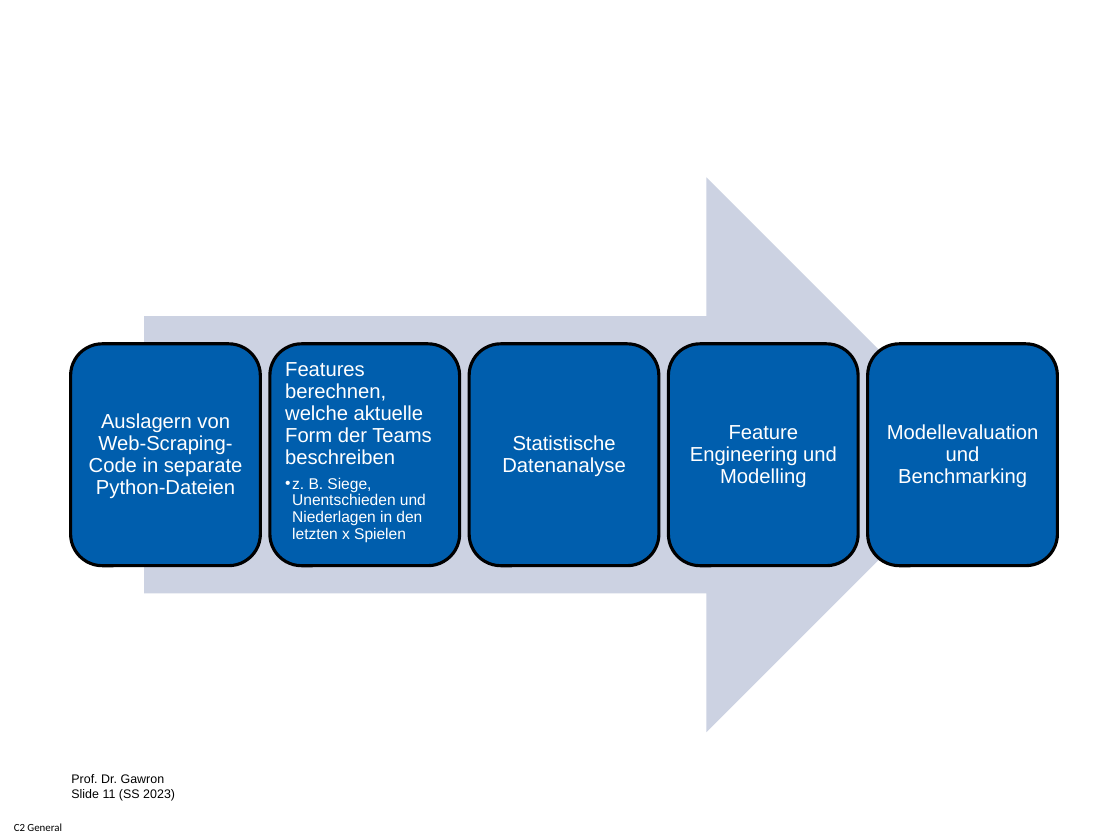
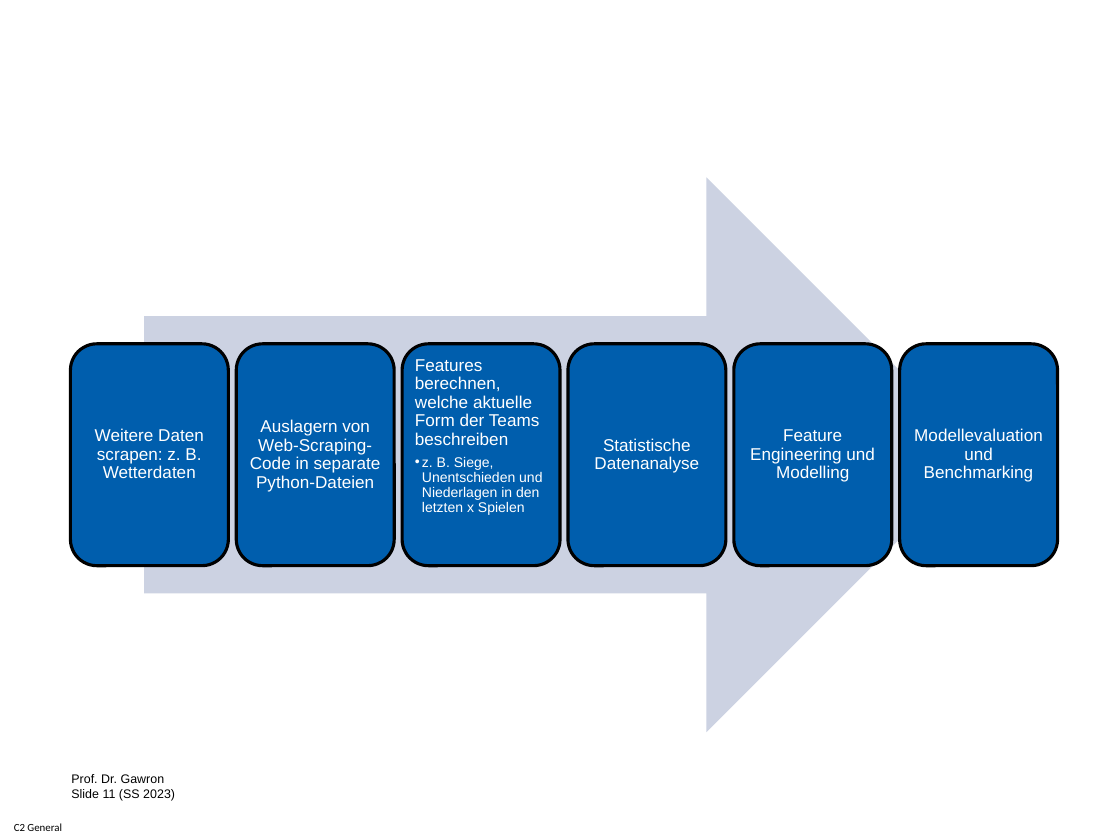
Before and after one commit to lucajanas/web-mining, a slide deck: slide 11 of InterimPresentation.pptx. Drawn at 1120x840 pixels with LibreOffice and Linux fonts; fonts in the diff are those of the drawing; background and template pictures are left out. Boxes give left, top, right and bottom in pixels: in the first picture for what was removed or moved away, otherwise in the second. Text is boxed around its words. In the diff, an @@ line names an element or a change of style, - is before the commit and + after.

Commit message:
updated presentation

```diff
--- a/InterimPresentation.pptx
+++ b/InterimPresentation.pptx
@@ rounded rectangle: place and size @@
-rounded rectangle at <box>71,344,260,566</box>
+rounded rectangle at <box>71,344,228,566</box>
@@ rounded rectangle: place and size @@
-rounded rectangle at <box>270,344,459,566</box>
+rounded rectangle at <box>236,344,394,566</box>
@@ size 13 to 11 pt in 4 elements at <box>914,428,1043,482</box>, <box>750,429,875,482</box>, <box>594,438,699,473</box>, <box>250,419,381,492</box> @@
@@ text "Auslagern von Web-Scraping-Code in separate ...": place and size @@
-text "Auslagern von Web-Scraping-Code in separate ..." at <box>89,413,243,498</box>
+text "Auslagern von Web-Scraping-Code in separate ..." at <box>250,419,381,492</box>
@@ rounded rectangle: place and size @@
-rounded rectangle at <box>469,344,659,566</box>
+rounded rectangle at <box>402,344,560,566</box>
@@ text "Features berechnen, welche aktuelle Form ...": place and size @@
-text "Features berechnen, welche aktuelle Form ..." at <box>285,362,431,543</box>
+text "Features berechnen, welche aktuelle Form ..." at <box>415,359,542,515</box>
@@ text "Features berechnen, welche aktuelle Form ..." at <box>415,359,542,515</box>: size 13 to 11 pt in "Features berechnen, welche aktuelle Form der Teams ..."; size 10 to 9 pt in "z. B. Siege, Unentschieden und Niederlagen in ..." @@
@@ rounded rectangle added at <box>568,344,726,566</box>, fill #005EAD, outline #000000 2 pt @@
@@ text "Statistische Datenanalyse": place and size @@
-text "Statistische Datenanalyse" at <box>502,435,625,476</box>
+text "Statistische Datenanalyse" at <box>594,438,699,473</box>
@@ rounded rectangle: place and size @@
-rounded rectangle at <box>669,344,858,566</box>
+rounded rectangle at <box>734,344,892,566</box>
@@ text "Feature Engineering und Modelling": place and size @@
-text "Feature Engineering und Modelling" at <box>690,425,837,488</box>
+text "Feature Engineering und Modelling" at <box>750,429,875,482</box>
@@ rounded rectangle: place and size @@
-rounded rectangle at <box>868,344,1057,566</box>
+rounded rectangle at <box>899,344,1057,566</box>
@@ text "Modellevaluation und Benchmarking": place and size @@
-text "Modellevaluation und Benchmarking" at <box>887,424,1038,488</box>
+text "Modellevaluation und Benchmarking" at <box>914,428,1043,482</box>
@@ text added at <box>95,428,204,478</box>, 11 pt, text #FFFFFF @@
+Weitere Daten scrapen: z. B. Wetterdaten
```
